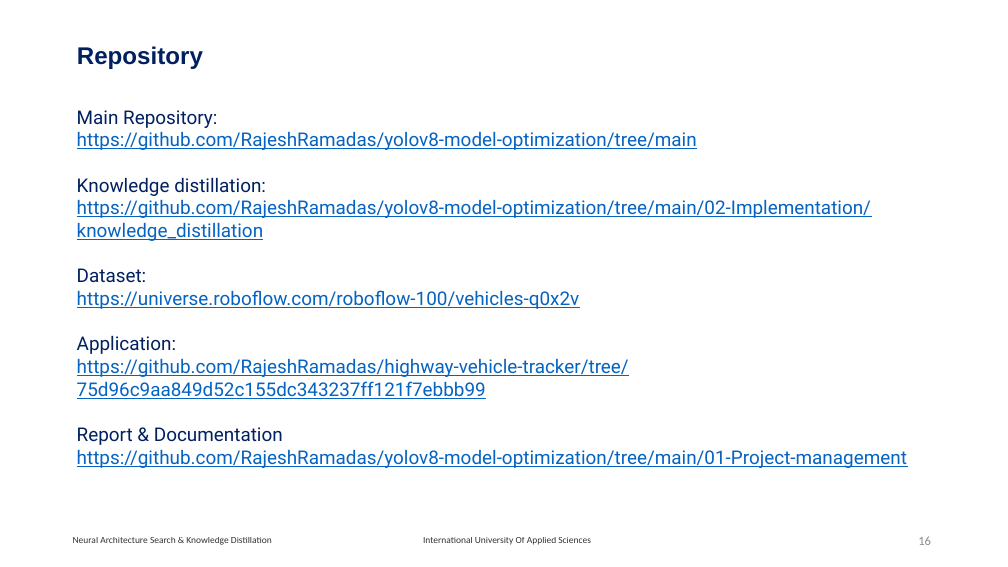
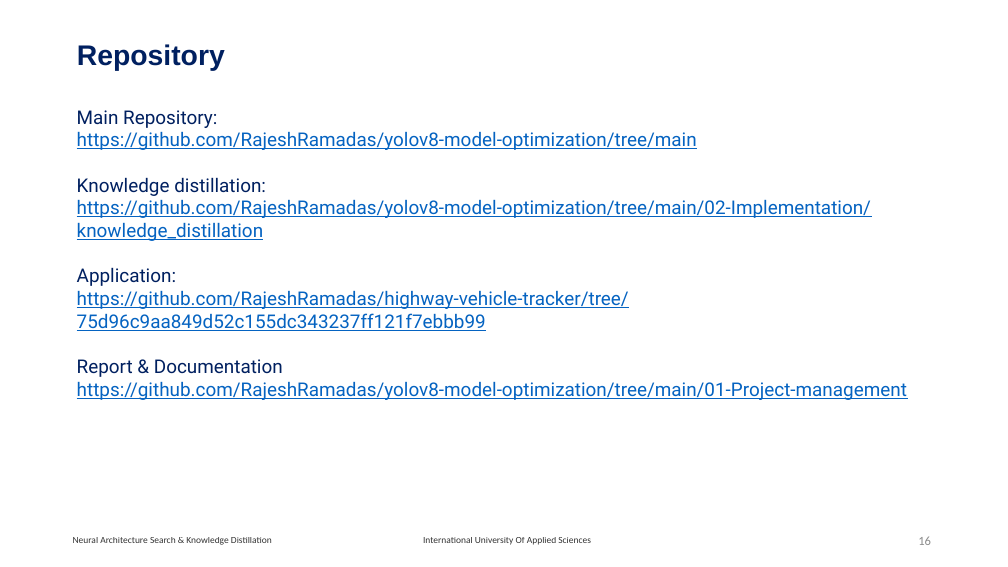
Before and after one commit to RajeshRamadas/yolov8-model-optimization, a slide deck: slide 16 of 01-Project-management/presentation/KnowledgeDistillation.pptx. Drawn at 1008x567 pixels with LibreOffice and Linux fonts; fonts in the diff are those of the drawing. Boxes give left, top, right and bottom in pixels: in the first picture for what was removed or moved away, otherwise in the second. Text is boxed around its words. In the diff, an @@ line names an element or a change of style, - is before the commit and + after.

```diff
--- a/01-Project-management/presentation/KnowledgeDistillation.pptx
+++ b/01-Project-management/presentation/KnowledgeDistillation.pptx
@@ title "Repository" at [77,44,225,71]: size 23 to 27 pt @@
@@ text at [77,268,580,309]: paragraph removed @@
-Dataset:
-https://universe.roboflow.com/roboflow-100/vehicles-q0x2v
```
Also in this commit, not shown: 11 other slides changed.
